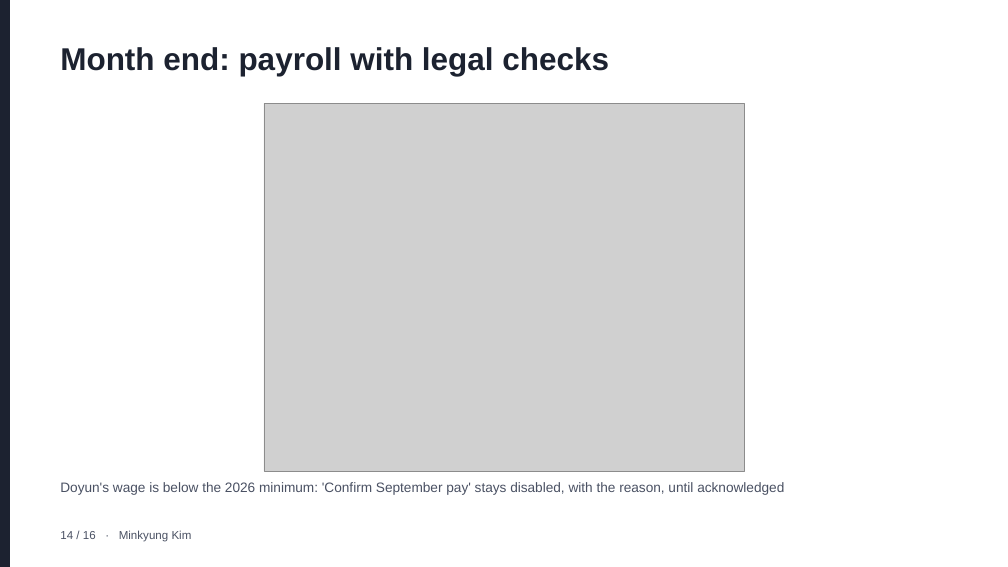
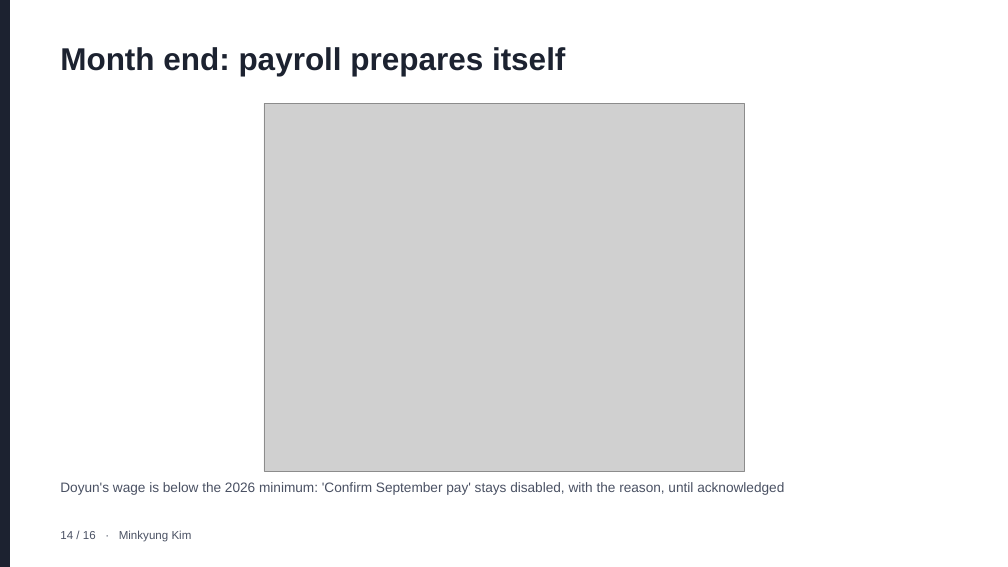
Before and after one commit to keemlogan/shiftswap, a slide deck: slide 14 of presentation/ShiftSwap-Team7.pptx. Drawn at 1008x567 pixels with LibreOffice and Linux fonts; fonts in the diff are those of the drawing; grey boxes stand for pictures. Boxes give left, top, right and bottom in pixels: in the first picture for what was removed or moved away, otherwise in the second. Text is boxed around its words. In the diff, an @@ line names an element or a change of style, - is before the commit and + after.

```diff
--- a/presentation/ShiftSwap-Team7.pptx
+++ b/presentation/ShiftSwap-Team7.pptx
@@ text at box(60, 47, 565, 76): text changed @@
-Month end: payroll with legal checks
+Month end: payroll prepares itself
```
Also in this commit, not shown: 4 other slides changed, 58 other files.
